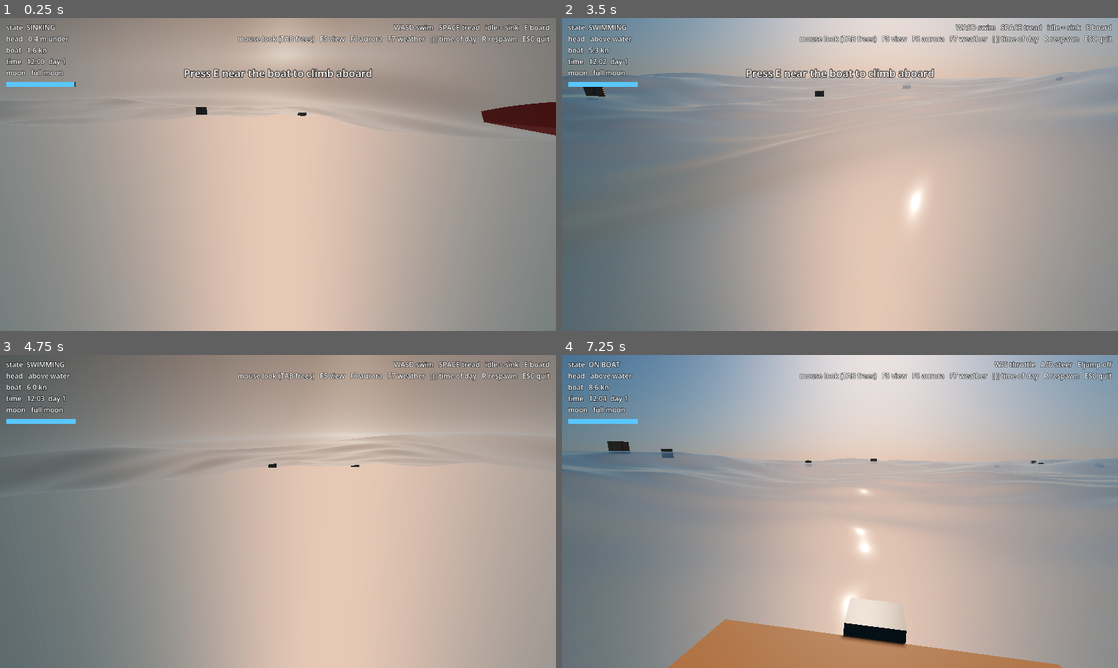
Above: before the commit, frames 1-4 (two rows, left to right).
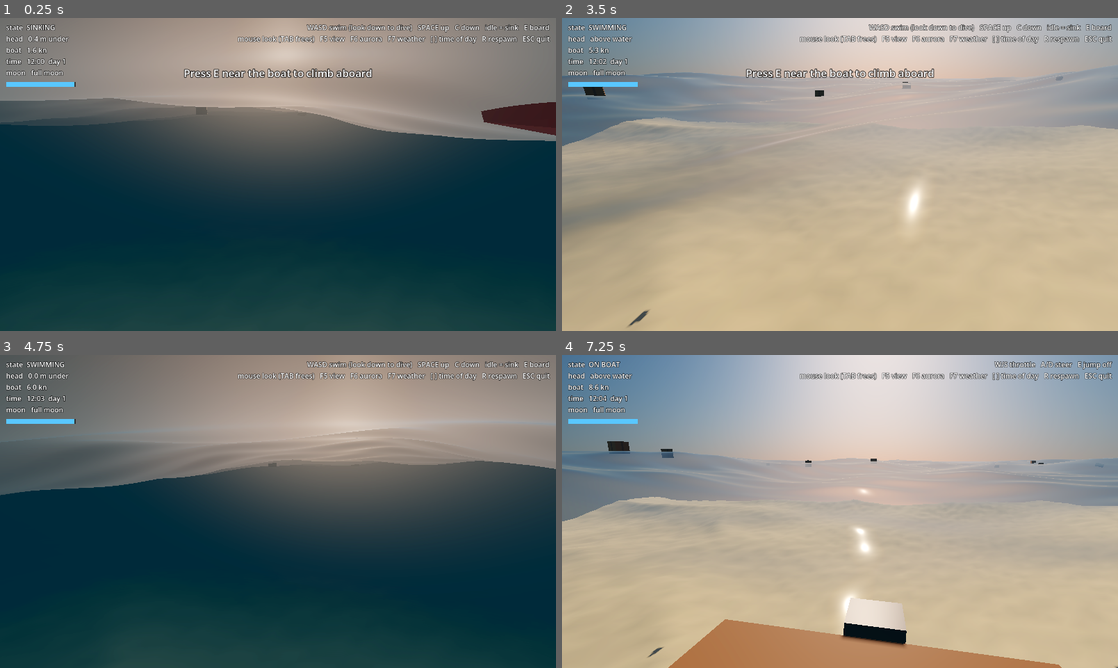
Above: after the commit, the same moments.

Repository: DocRountree/game
Game: Godot game, scene res://src/world/open_ocean/open_ocean.tscn
The game is run twice, just before and just after one commit, with the same random seed, the same clock (stepped at 60 frames per second) and the same inputs.
Inputs (mouse positions are in pixels of both pictures, inside the frame that each line leads up to):
- Up to frame 1 (0.25 s): no input
- Up to frame 2 (3.5 s): tap E (interact) every 0.75 s from 0.5 to 2.75 s; move the mouse to (867, 174) at 0.52 s; hold Space (tread) 0.53-1.28 s; hold W (move_forward) from 0.53 s (still down); tap C (dive, bound only after the commit) at 0.8, 1.35, 2.3 s; move the mouse to (812, 174) at 1.27 s; tap Space (tread) at 1.55, 3.05 s; move the mouse to (851, 168) at 2.02 s; tap Down (camera_down) at 2.1 s; move the mouse to (834, 180) at 2.77 s; tap Left (camera_left) at 2.85 s
- Up to frame 3 (4.75 s): keep holding W (move_forward); tap E (interact) at 3.5 s; move the mouse to (316, 514) at 3.52 s; tap Right (camera_right) at 3.6 s; tap C (dive, bound only after the commit) at 3.8 s; tap R (respawn) at 4.15 s; move the mouse to (233, 508) at 4.27 s; tap Up (camera_up) at 4.35 s; tap Space (tread) at 4.55 s
- Up to frame 4 (7.25 s): move the mouse to (845, 511) at 5.02 s; hold E (interact) 5.03-5.78 s; tap C (dive, bound only after the commit) at 5.3, 6.8 s; move the mouse to (817, 505) at 5.77 s; release W (move_forward) at 5.78 s; hold D (move_right) 5.78-6.53 s; tap Tab (toggle_mouse) at 5.85 s; tap Space (tread) at 6.05 s; move the mouse to (962, 495) at 6.52 s; hold W (move_forward) from 6.53 s (still down); hold Space (tread) from 6.53 s (still down)

The runs differ from the first frame. In frame 1, 70% of the frame differs, in the area x 0-100%, y 2-100%; in frame 2, 44%; in frame 3, 71%; in frame 4, 28%.

Commit message:
3D swimming (pitch to dive, Space up, C down), procedural seafloor with collision, underwater fog

Diff:
--- a/project.godot
+++ b/project.godot
@@ -98,6 +98,10 @@
 "deadzone": 0.2,
 "events": [Object(InputEventKey,"physical_keycode":4194338)]
 }
+dive={
+"deadzone": 0.2,
+"events": [Object(InputEventKey,"physical_keycode":67)]
+}
 quit={
 "deadzone": 0.2,
 "events": [Object(InputEventKey,"physical_keycode":4194305)]
--- a/src/entities/player/player.gd
+++ b/src/entities/player/player.gd
@@ -73,22 +73,30 @@
 	var s := submerged(water_height)
 	var vrel := velocity.y - water_vy
 
+	# 3D swimming: forward follows the camera's pitch, so look down to dive and
+	# up to climb; Space swims straight up, C straight down
 	var cam := get_viewport().get_camera_3d()
 	var input := Input.get_vector(&"move_left", &"move_right", &"move_back", &"move_forward")
+	var rise := Input.get_axis(&"dive", &"tread")
 	var move := Vector3.ZERO
-	if cam and input != Vector2.ZERO:
+	if cam and (input != Vector2.ZERO or rise != 0.0):
 		var fwd := -cam.global_basis.z
-		fwd.y = 0.0
 		var right := cam.global_basis.x
 		right.y = 0.0
-		move = (fwd.normalized() * input.y + right.normalized() * input.x).normalized()
+		move = fwd.normalized() * input.y + right.normalized() * input.x + Vector3.UP * rise
+		if move.length() > 1.0:
+			move = move.normalized()
 	var treading := Input.is_action_pressed(&"tread")
 	var moving := move != Vector3.ZERO
+	var deep := pos.y + 0.4 < water_height - 0.8   # head well under: free 3D swimming
 
 	var fy := -MASS * Water.G + water.density() * Water.G * VOLUME * s
 	if s > 0.0:
-		fy -= 40.0 * vrel + 60.0 * vrel * absf(vrel)
-		if treading or moving:
+		fy -= (40.0 + 60.0 * absf(vrel)) * vrel
+		# at the surface, swimming level or treading keeps the head up; aiming
+		# down (or pressing C) lets you dive under instead
+		var surface_swim := not deep and (treading or (moving and move.y > -0.3))
+		if surface_swim:
 			# kicking is a one-sided, force-limited spring toward the surface
 			var target := water_height + (0.15 if treading else -0.1)
 			var lift_max := (0.30 if treading else 0.22) * MASS * Water.G
@@ -97,7 +105,9 @@
 	var fh := Vector3.ZERO
 	if s > 0.2:
 		if moving:
-			fh = move * swim_force
+			fh = Vector3(move.x, 0.0, move.z) * swim_force
+			if deep or move.y < -0.3:
+				fy += move.y * swim_force   # pitch and C/Space steer depth
 		var vh := Vector3(velocity.x, 0.0, velocity.z)
 		fh -= (30.0 + 70.0 * vh.length()) * vh
 		if pos.y + 0.4 > water_height - 0.5:   # near the surface: wakes shove you
@@ -109,6 +119,8 @@
 
 	if s == 0.0:
 		state = &"AIRBORNE"
+	elif moving and deep:
+		state = &"DIVING"
 	elif moving:
 		state = &"SWIMMING"
 	elif treading:
--- a/src/systems/camera/player_camera.gd
+++ b/src/systems/camera/player_camera.gd
@@ -62,7 +62,9 @@
 	_distance = lerpf(_distance, distance, minf(1.0, 3.0 * delta))
 	var focus := target.global_position + target_offset
 	var eye := focus + _distance * Vector3(sin(yaw) * cos(pitch), sin(pitch), cos(yaw) * cos(pitch))
-	eye.y = maxf(eye.y, Water.surface_height(eye.x, eye.z, 0.0, 0.0) + 0.4)   # stay above water
+	var surface := Water.surface_height(eye.x, eye.z, 0.0, 0.0)
+	if target.global_position.y > surface - 1.0:
+		eye.y = maxf(eye.y, surface + 0.4)   # stay above water, unless following a diver
 	global_position = global_position.lerp(eye, minf(1.0, 12.0 * delta))
 	look_at(focus)
 
--- a/src/systems/water/ocean/ocean.gd
+++ b/src/systems/water/ocean/ocean.gd
@@ -134,3 +134,7 @@
 		var s: PackedFloat32Array = node.ripple_source()
 		if s.size() == 8 and _sources.size() < RippleSim.MAX_SOURCES * 8:
 			_sources.append_array(s)
+
+
+func floor_depth_at(x: float, z: float) -> float:
+	return -Seafloor.height_at(x, z)
--- /dev/null
+++ b/src/systems/water/seafloor/seafloor.gd
@@ -0,0 +1,128 @@
+class_name Seafloor
+extends Node3D
+## Procedural ocean floor: a heightfield from the world seed (broad basins and
+## rises, ridges, and fine ripples), meshed and given collision in a square
+## patch around the focus that is rebuilt as it moves. Seafloor.height_at()
+## answers anywhere, so other systems (depth readouts, sampling, spawning) can
+## ask for the bottom without the mesh.
+
+const SIZE := 128                  ## Cells per side of the patch.
+const CELL := 3.0                  ## m per cell: the patch is ~384 m across.
+const REBUILD_DISTANCE := 60.0     ## Rebuild once the focus is this far from the patch centre.
+
+@export var focus: Node3D
+@export var material: Material
+
+static var _noise_broad: FastNoiseLite
+static var _noise_ridge: FastNoiseLite
+static var _noise_fine: FastNoiseLite
+static var _seed := -1
+
+var _mesh := MeshInstance3D.new()
+var _body := StaticBody3D.new()
+var _shape := CollisionShape3D.new()
+var _centre := Vector2(INF, INF)
+
+
+## Height of the sea floor (m, negative = below sea level) at world (x, z).
+static func height_at(x: float, z: float) -> float:
+	_ensure_noise()
+	var broad := _noise_broad.get_noise_2d(x, z)           # basins and rises
+	var ridge := 1.0 - absf(_noise_ridge.get_noise_2d(x, z))  # sharp-crested ridges
+	var fine := _noise_fine.get_noise_2d(x, z)             # sand ripples and rubble
+	return -(38.0 + 22.0 * broad - 9.0 * ridge * ridge + 0.6 * fine)
+
+
+static func _ensure_noise() -> void:
+	var s := WorldConfig.current().seed_for("seafloor")
+	if s == _seed:
+		return
+	_seed = s
+	_noise_broad = FastNoiseLite.new()
+	_noise_broad.seed = s
+	_noise_broad.frequency = 1.0 / 900.0
+	_noise_broad.fractal_octaves = 4
+	_noise_ridge = FastNoiseLite.new()
+	_noise_ridge.seed = s + 1
+	_noise_ridge.frequency = 1.0 / 260.0
+	_noise_ridge.fractal_octaves = 3
+	_noise_fine = FastNoiseLite.new()
+	_noise_fine.seed = s + 2
+	_noise_fine.frequency = 1.0 / 9.0
+	_noise_fine.fractal_octaves = 2
+
+
+func _ready() -> void:
+	_mesh.material_override = material
+	add_child(_mesh)
+	_body.collision_layer = 1   # world
+	_body.collision_mask = 0
+	_body.add_child(_shape)
+	add_child(_body)
+	_rebuild(Vector2.ZERO if focus == null else Vector2(focus.global_position.x, focus.global_position.z))
+
+
+func _physics_process(_delta: float) -> void:
+	if focus == null:
+		return
+	var p := Vector2(focus.global_position.x, focus.global_position.z)
+	if p.distance_to(_centre) > REBUILD_DISTANCE:
+		_rebuild(p)
+
+
+func _rebuild(at: Vector2) -> void:
+	# snap to whole cells so the floor never swims as the patch moves
+	_centre = (at / CELL).round() * CELL
+	var n := SIZE + 1
+	var half := SIZE * CELL * 0.5
+	var heights := PackedFloat32Array()
+	heights.resize(n * n)
+	for j in n:
+		for i in n:
+			heights[j * n + i] = height_at(_centre.x - half + i * CELL, _centre.y - half + j * CELL)
+	var verts := PackedVector3Array()
+	var normals := PackedVector3Array()
+	var colours := PackedColorArray()
+	verts.resize(n * n)
+	normals.resize(n * n)
+	colours.resize(n * n)
+	for j in n:
+		for i in n:
+			var h := heights[j * n + i]
+			verts[j * n + i] = Vector3(-half + i * CELL, h, -half + j * CELL)
+			var hl := heights[j * n + maxi(i - 1, 0)]
+			var hr := heights[j * n + mini(i + 1, SIZE)]
+			var hd := heights[maxi(j - 1, 0) * n + i]
+			var hu := heights[mini(j + 1, SIZE) * n + i]
+			var nrm := Vector3(hl - hr, 2.0 * CELL, hd - hu).normalized()
+			normals[j * n + i] = nrm
+			# sand on the flats, darker rock on slopes, paler on the rises
+			var rock := smoothstep(0.85, 0.65, nrm.y)
+			var sand := Color(0.62, 0.56, 0.42).lerp(Color(0.72, 0.67, 0.52), clampf((h + 40.0) / 25.0, 0.0, 1.0))
+			colours[j * n + i] = sand.lerp(Color(0.3, 0.3, 0.28), rock)
+	var idx := PackedInt32Array()
+	idx.resize(SIZE * SIZE * 6)
+	var k := 0
+	for j in SIZE:
+		for i in SIZE:
+			var a := j * n + i
+			idx[k] = a; idx[k + 1] = a + 1; idx[k + 2] = a + n
+			idx[k + 3] = a + 1; idx[k + 4] = a + n + 1; idx[k + 5] = a + n
+			k += 6
+	var arrays := []
+	arrays.resize(Mesh.ARRAY_MAX)
+	arrays[Mesh.ARRAY_VERTEX] = verts
+	arrays[Mesh.ARRAY_NORMAL] = normals
+	arrays[Mesh.ARRAY_COLOR] = colours
+	arrays[Mesh.ARRAY_INDEX] = idx
+	var mesh := ArrayMesh.new()
+	mesh.add_surface_from_arrays(Mesh.PRIMITIVE_TRIANGLES, arrays)
+	_mesh.mesh = mesh
+	_mesh.position = Vector3(_centre.x, 0.0, _centre.y)
+	var hm := HeightMapShape3D.new()
+	hm.map_width = n
+	hm.map_depth = n
+	hm.map_data = heights
+	_shape.shape = hm
+	_shape.scale = Vector3(CELL, 1.0, CELL)
+	_body.position = Vector3(_centre.x, 0.0, _centre.y)
--- a/src/ui/hud/hud.gd
+++ b/src/ui/hud/hud.gd
@@ -16,7 +16,7 @@
 		player.state, ("%.1f m under" % depth) if depth > 0.0 else "above water", boat.speed() * 1.944, time_text]
 	_breath.value = player.breath
 	_help.text = ("W/S throttle   A/D steer   E jump off" if player.boat else
-			"WASD swim   SPACE tread   idle = sink   E board") \
+			"WASD swim (look down to dive)   SPACE up   C down   idle = sink   E board") \
 			+ "\nmouse look (TAB frees)   F5 view   F6 aurora   F7 weather   [ ] time of day   R respawn   ESC quit"
 
 
--- a/src/world/open_ocean/open_ocean.gd
+++ b/src/world/open_ocean/open_ocean.gd
@@ -43,7 +43,25 @@
 	hud.flash("Press E near the boat to climb aboard", 4.0)
 
 
+var _air_fog := {}
+
+
+# Under the surface the view closes in to a blue-green murk.
+func _underwater_view() -> void:
+	var env: Environment = $WorldEnvironment.environment
+	if _air_fog.is_empty():
+		_air_fog = {"d": env.fog_density, "c": env.fog_light_color, "a": env.fog_aerial_perspective, "s": env.fog_sky_affect}
+	var eye := camera.global_position
+	var under := eye.y < Water.surface_height(eye.x, eye.z)
+	var day := clampf(($Sun as DirectionalLight3D).light_energy, 0.05, 1.0)
+	env.fog_density = 0.06 if under else _air_fog.d
+	env.fog_light_color = Color(0.02, 0.16, 0.2) * day if under else _air_fog.c
+	env.fog_aerial_perspective = 0.0 if under else _air_fog.a
+	env.fog_sky_affect = 1.0 if under else _air_fog.s
+
+
 func _process(_delta: float) -> void:
+	_underwater_view()
 	var driving := player.boat != null
 	camera.target = boat if driving else player
 	camera.turn_with_target = driving
--- a/src/world/open_ocean/open_ocean.tscn
+++ b/src/world/open_ocean/open_ocean.tscn
@@ -26,6 +26,7 @@
 [ext_resource type="Script" path="res://src/systems/atmosphere/aurora.gd" id="27_aurora"]
 [ext_resource type="Shader" path="res://src/systems/atmosphere/aurora.gdshader" id="28_aurora_shader"]
 [ext_resource type="Script" path="res://src/systems/weather/weather.gd" id="29_weather"]
+[ext_resource type="Script" path="res://src/systems/water/seafloor/seafloor.gd" id="31_seafloor"]
 
 [sub_resource type="ShaderMaterial" id="Sky_material"]
 shader = ExtResource("8_sky")
@@ -76,6 +77,10 @@
 [sub_resource type="ShaderMaterial" id="Cloud_material"]
 render_priority = 2
 shader = ExtResource("16_clouds_shader")
+
+[sub_resource type="StandardMaterial3D" id="Seafloor_material"]
+vertex_color_use_as_albedo = true
+roughness = 0.95
 
 [node name="OpenOcean" type="Node3D"]
 script = ExtResource("1_world")
@@ -147,6 +152,11 @@
 clock = NodePath("../Clock")
 clouds = NodePath("../Clouds")
 
+[node name="Seafloor" type="Node3D" parent="." node_paths=PackedStringArray("focus")]
+script = ExtResource("31_seafloor")
+focus = NodePath("../Player")
+material = SubResource("Seafloor_material")
+
 [node name="Ocean" parent="." node_paths=PackedStringArray("focus", "sun") instance=ExtResource("2_ocean")]
 focus = NodePath("../Player")
 sun = NodePath("../Sun")
--- a/tests/systems_test.gd
+++ b/tests/systems_test.gd
@@ -180,6 +180,26 @@
 	var storm_share: float = float(storms) / counts[2]
 	_check(flanked and absf(per7[0] - 4.0) < 0.3 and absf(per7[1] - 2.0) < 0.2 and absf(per7[2] - 1.0) < 0.1,
 			"weather per 7 days: %.1f clear, %.1f normal, %.1f thunderhead; %d%% of thunderhead days stormy" % [per7[0], per7[1], per7[2], roundi(storm_share * 100.0)])
+	# seafloor under the spawn, and diving by looking down
+	var floor_y := Seafloor.height_at(player.global_position.x, player.global_position.z)
+	var hits := PhysicsRayQueryParameters3D.create(Vector3(0, -2, 0), Vector3(0, -200, 0), 1)
+	await physics_frame
+	var hit := player.get_world_3d().direct_space_state.intersect_ray(hits)
+	player.respawn(Vector3(20, 0, 20))
+	await _frames(30)
+	var start_depth := player.head_depth()
+	camera.pitch = 1.2   # look steeply down
+	Input.action_press(&"move_forward")
+	await _frames(150)
+	Input.action_release(&"move_forward")
+	var dived := player.head_depth() - start_depth
+	camera.pitch = 0.0
+	Input.action_press(&"tread")
+	await _frames(240)
+	Input.action_release(&"tread")
+	_check(floor_y < -8.0 and floor_y > -80.0 and not hit.is_empty() and dived > 2.0 and player.head_depth() < 1.0,
+			"seafloor at %.0f m with collision; looking down dives %.1f m, Space brings you back up" % [floor_y, dived])
+
 	# exploration: cells around the player are revealed, and survive a save/load
 	var explore: ExplorationTracker = world.get_node("Exploration")
 	var revealed := explore.explored.size()
Not shown, added: src/systems/water/seafloor/seafloor.gd.uid
Not shown, changed: README.md
Not shown, changed: docs/ARCHITECTURE.md
